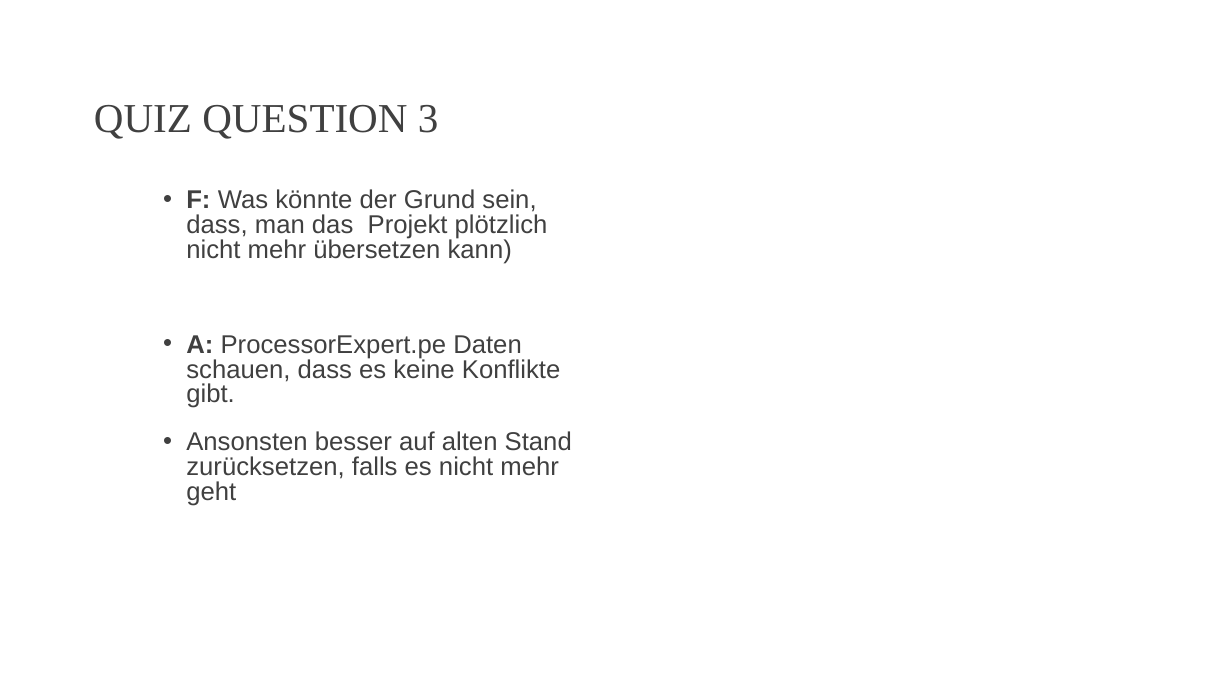
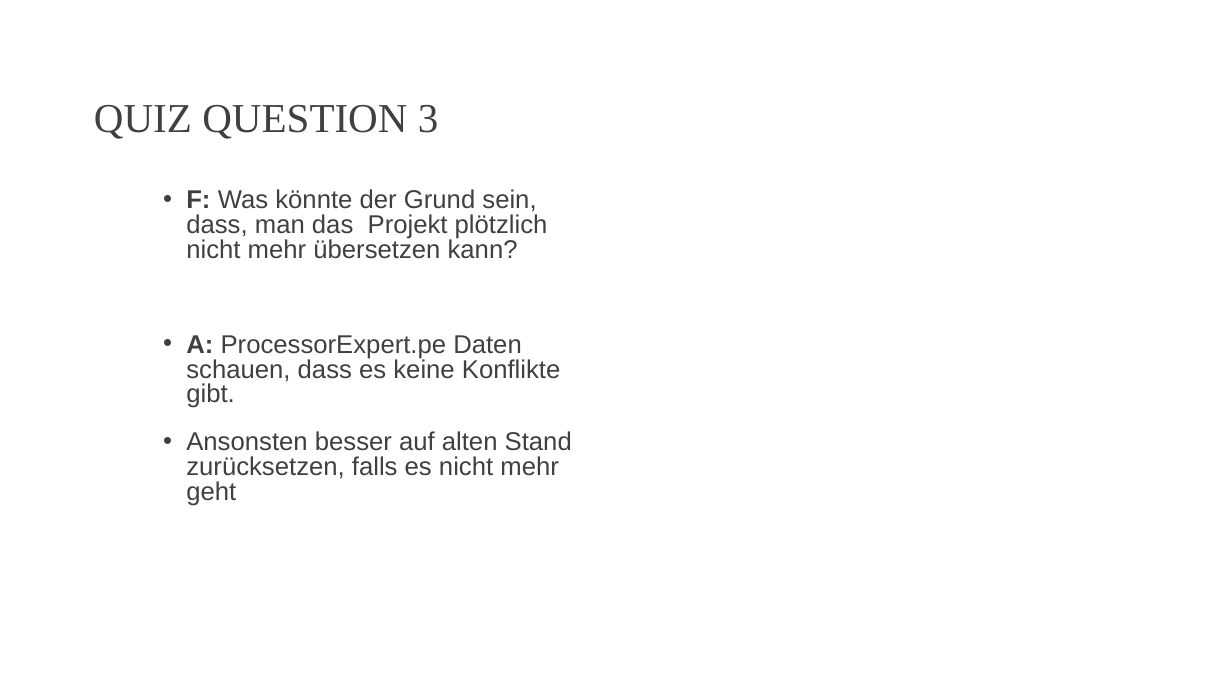
Before and after one commit to DarioStalder/INTROTeam16, a slide deck: slide 11 of projects/RECAP SW1 29.pptx (slide 9 before the commit). Drawn at 1232x693 pixels with LibreOffice and Linux fonts; fonts in the diff are those of the drawing; background and template pictures are left out. Boxes give left, top, right and bottom in pixels: in the first picture for what was removed or moved away, otherwise in the second. Text is boxed around its words. In the diff, an @@ line names an element or a change of style, - is before the commit and + after.

```diff
--- a/projects/RECAP SW1 29.pptx
+++ b/projects/RECAP SW1 29.pptx
@@ text at (x1=186, y1=189, x2=548, y2=259): text changed @@
-• F: Was könnte der Grund sein, dass, man das Projekt plötzlich nicht mehr übersetzen kann)
+• F: Was könnte der Grund sein, dass, man das Projekt plötzlich nicht mehr übersetzen kann?
```
Also in this commit, not shown: 2 other slides changed, 3 slides added, 1 slide removed.
